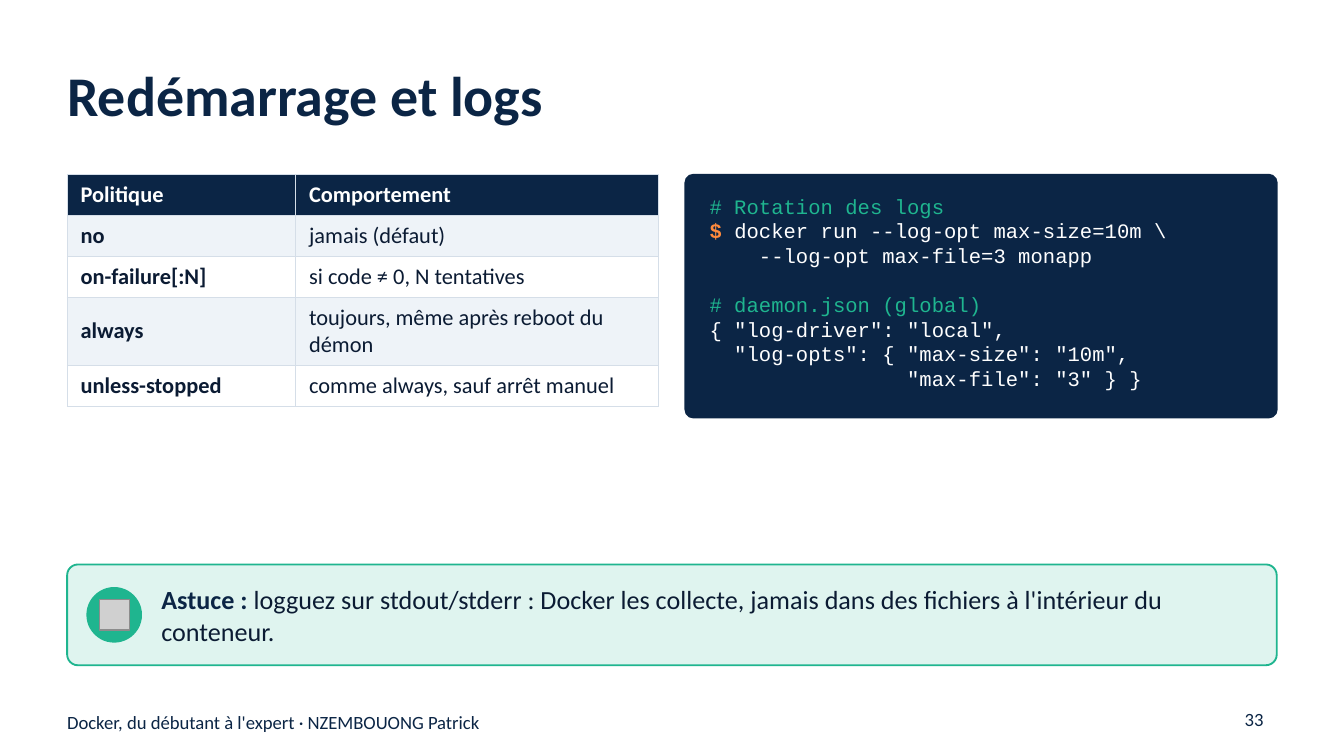
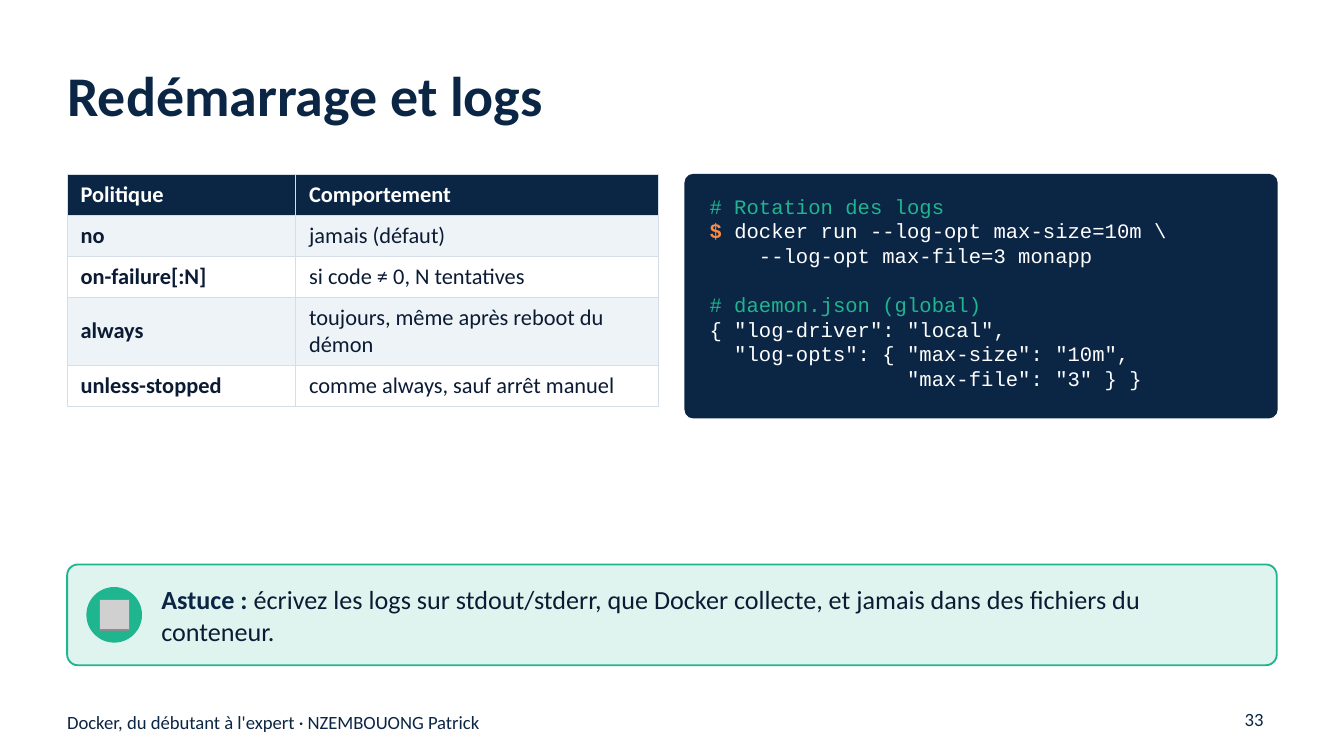
Before and after one commit to nzembouong18/Docker, a slide deck: slide 33 of support-de-cours/Docker-du-debutant-a-l-expert.pptx. Drawn at 1344x756 pixels with LibreOffice and Linux fonts; fonts in the diff are those of the drawing; grey boxes stand for pictures. Boxes give left, top, right and bottom in pixels: in the first picture for what was removed or moved away, otherwise in the second. Text is boxed around its words. In the diff, an @@ line names an element or a change of style, - is before the commit and + after.

```diff
--- a/support-de-cours/Docker-du-debutant-a-l-expert.pptx
+++ b/support-de-cours/Docker-du-debutant-a-l-expert.pptx
@@ text at box(161, 591, 1139, 641): text changed @@
-Astuce : logguez sur stdout/stderr : Docker les collecte, jamais dans des fichiers à l'intérieur du conteneur.
+Astuce : écrivez les logs sur stdout/stderr, que Docker collecte, et jamais dans des fichiers du conteneur.
```
Also in this commit, not shown: 15 other slides changed, 5 other files.
